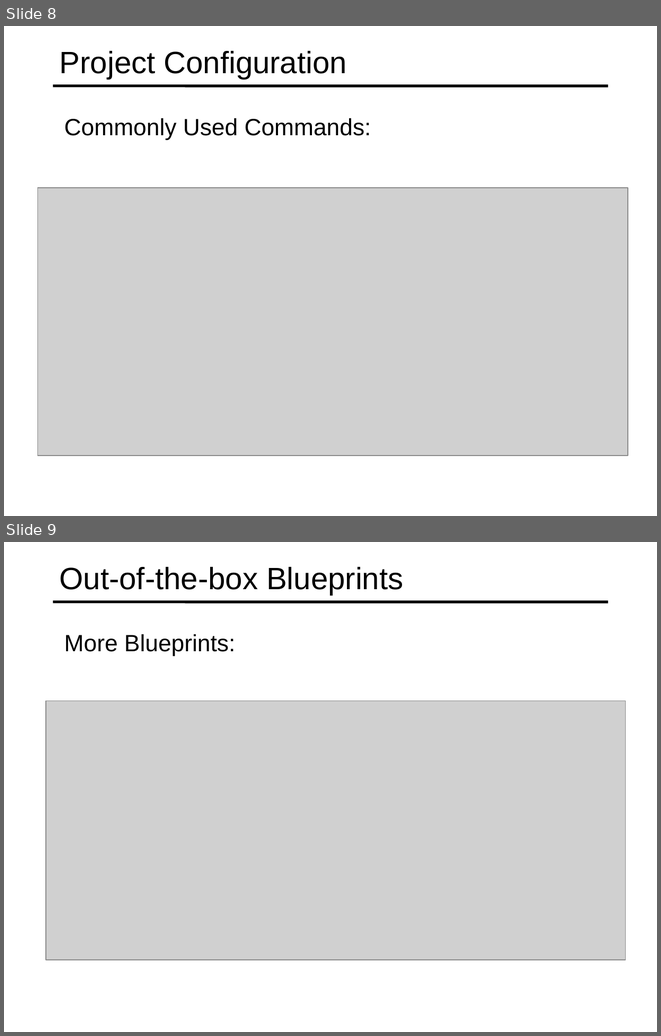
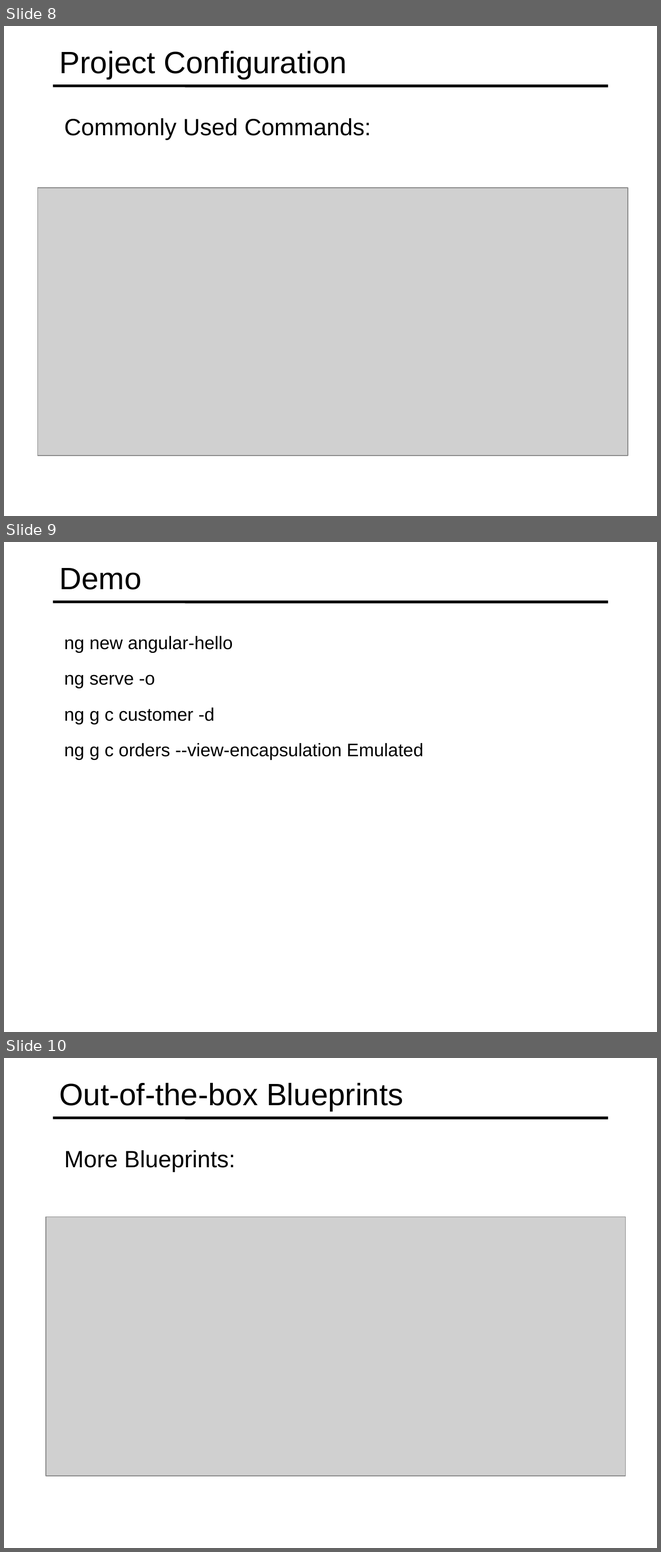
Before and after one commit to specter01wj/Jago_Link_Training, a slide deck: Angular/Angular7/Angular CLI/4.Generating Code from Blueprints/L4_Generating Code from Blueprints.ppt. Shown one above the other, each under a label of ours: slides 8 and 9 before the commit, slides 8, 9 and 10 after it. The pictures are 661x1036 and 661x1552 pixels, drawn with LibreOffice and Linux fonts; fonts in the diff are those of the drawing; grey boxes stand for pictures. Boxes give left, top, right and bottom in pixels: in the first picture for what was removed or moved away, otherwise in the second. Text is boxed around its words. In the diff, an @@ line names an element or a change of style, - is before the commit and + after.

Commit message:
09/05/2019 v1

```diff
--- a/Angular/Angular7/Angular CLI/4.Generating Code from Blueprints/L4_Generating Code from Blueprints.ppt
+++ b/Angular/Angular7/Angular CLI/4.Generating Code from Blueprints/L4_Generating Code from Blueprints.ppt
@@ slide 9 added at [4,542,657,1032], background #FFFFFF; not listed: 1 template element that a slide beside it also shows @@
@@ title added at [60,568,142,590], 34 pt, text #000000 @@
+Demo
@@ text added at [64,636,233,652], 20 pt, text #000000 @@
+  ng new angular-hello
@@ text added at [64,674,155,688], 20 pt, text #000000 @@
+  ng serve -o
@@ text added at [64,707,214,724], 20 pt, text #000000 @@
+  ng g c customer -d
@@ text added at [64,743,424,760], 20 pt, text #000000 @@
+  ng g c orders --view-encapsulation Emulated
@@ what was slide 9 is now slide 10 @@
```
